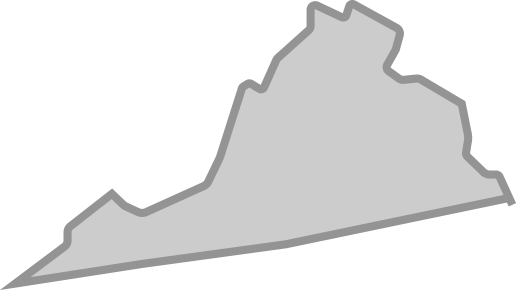
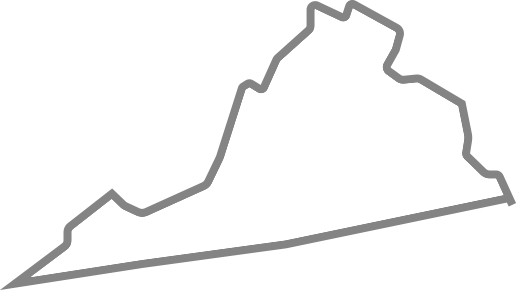
The second 516px x 290px image is a revision of the first. Changes to its layers:
pixels changed over [0, 0, 516, 290] (layer not identified)
